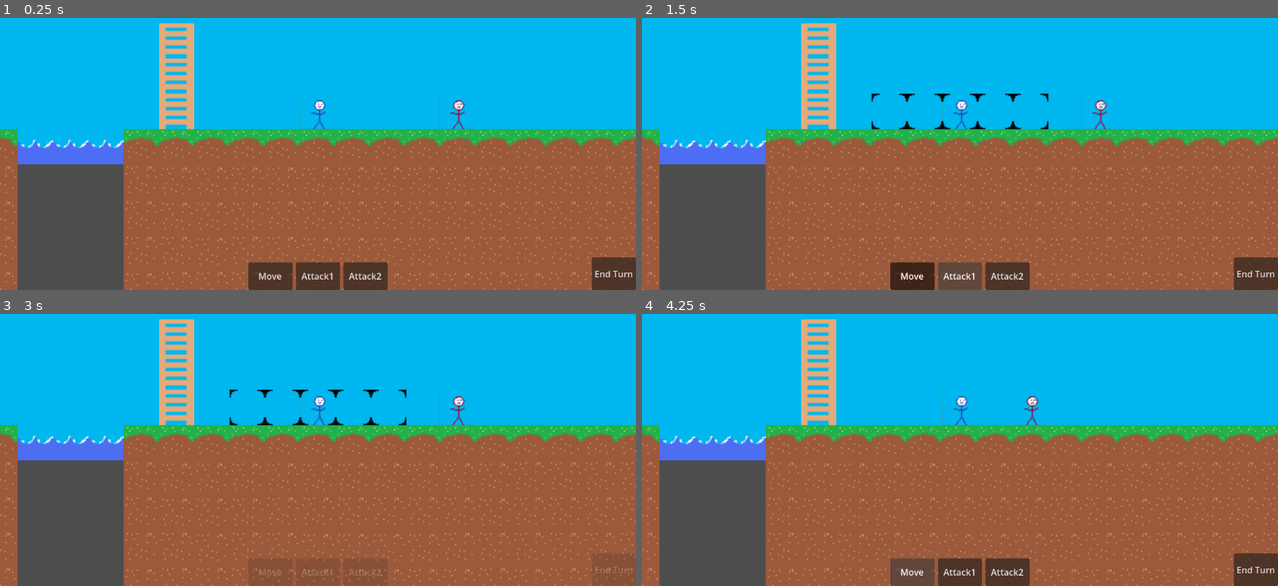
Above: before the commit, frames 1-4 (two rows, left to right).
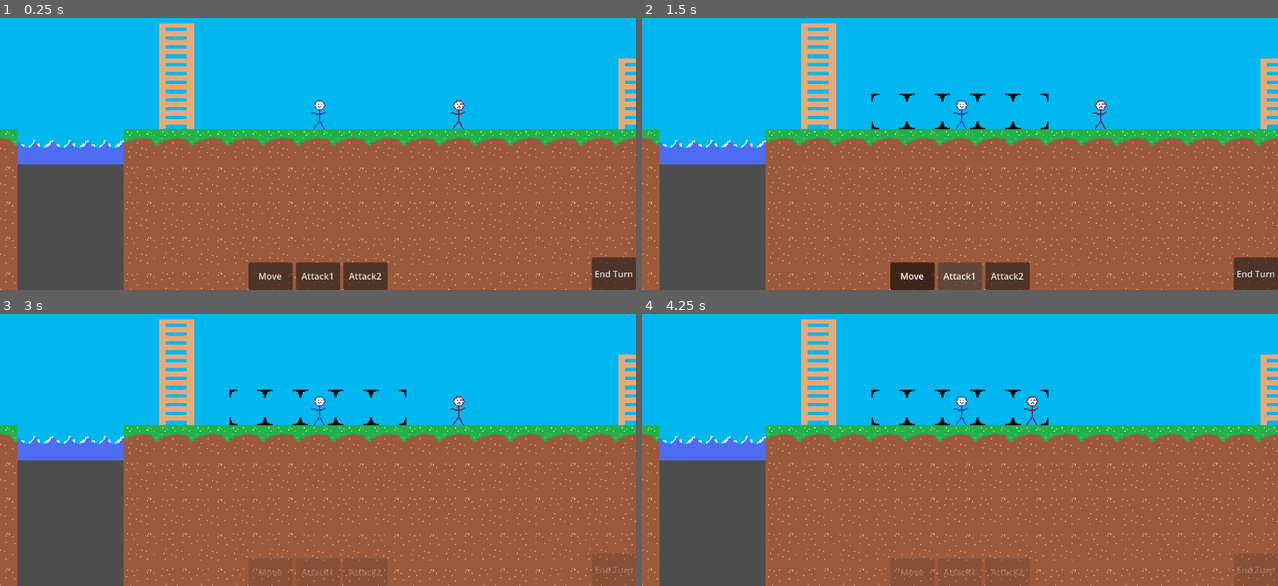
Above: after the commit, the same moments.

Repository: Oz315/Turn_Based_Game
Game: Godot game, scene res://main.tscn
Two runs of this game, one before a commit and one after it. Both use one fixed random seed, a clock stepped at 60 frames per second and the inputs below.
Inputs (mouse positions are in pixels of both pictures, inside the frame that each line leads up to):
- Up to frame 1 (0.25 s): no input
- Up to frame 2 (1.5 s): click "Move" at 0.5 s; click "Attack1" at 1.25 s
- Up to frame 3 (3 s): click "Attack2" at 2 s; click "End Turn" at 2.75 s
- Up to frame 4 (4.25 s): click (915, 572) at 3.5 s, where only the run before the commit has a clickable "Move"

The runs differ from the first frame. In frame 1, 1.8% of the frame differs, in the area x 0-100%, y 3-100%; in frame 2, 1.9%; in frame 3, 1.9%; in frame 4, 5.0%.

Commit message:
Wait for enemy animation

Diff:
--- a/enemies.gd
+++ b/enemies.gd
@@ -17,6 +17,7 @@
 
 #How each enemy takes its turn, its movement logic is basically the same as the player except its target is the player
 func take_turn():
+	turn_finished = false
 	#print("take_turn running")
 	#This code probably could be optimized by using process mode enable and disable but that breaks things so ill leave it as is
 	var player = get_tree().get_first_node_in_group("player_units")
@@ -32,7 +33,7 @@
 	if id_path.is_empty() == false:
 		current_id_path = id_path
 	attack_area(player.global_position) #does nothing right now
-	turn_finished = true
+
 
 func attack_area(player_position):
 	target_tile = level_root.tile_map.local_to_map(player_position)
@@ -42,7 +43,9 @@
 #Exact same as players
 func _physics_process(delta):
 	if current_id_path.is_empty():
+		turn_finished = true
 		return
+
 	var target_position = level_root.tile_map.map_to_local(current_id_path.front())
 
 	global_position = global_position.move_toward(target_position, 2)
--- a/levels.tscn
+++ b/levels.tscn
@@ -21,7 +21,7 @@
 tile_set = ExtResource("1_48rmr")
 
 [node name="Ground" type="TileMapLayer" parent="Level1" unique_id=364663810]
-tile_map_data = PackedByteArray("AAD7/wAAAAAAAAAAAAD8/wAAAAA …(2752 unchanged characters)… BAAIAAAAOAAAAAAABAAIAAAAQAAAAAAABAAIAAAA=")
+tile_map_data = PackedByteArray("AAD7/wAAAAAAAAAAAAD8/wAAAAA …(2752 unchanged characters)… BAAIAAAAOAAAAAAABAAIAAAAQAAAAAAABAAIAAAAJAP//AAAAAAEAAAAJAP7/AAAAAAEAAAA=")
 tile_set = ExtResource("1_48rmr")
 
 [node name="Water" type="TileMapLayer" parent="Level1" unique_id=406526636]
--- a/project.godot
+++ b/project.godot
@@ -34,4 +34,5 @@
 
 [rendering]
 
+textures/canvas_textures/default_texture_filter=0
 rendering_device/driver.windows="d3d12"
